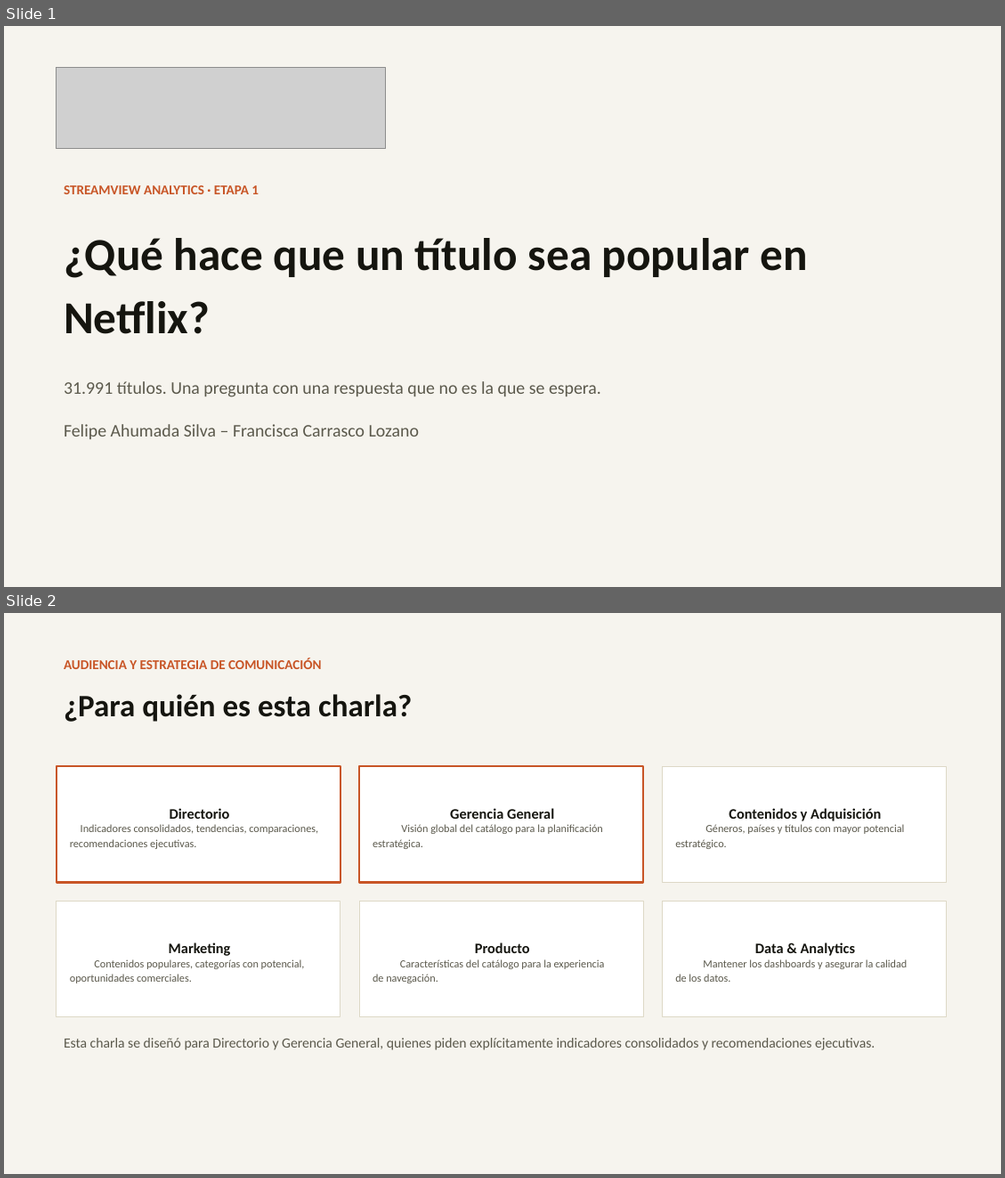
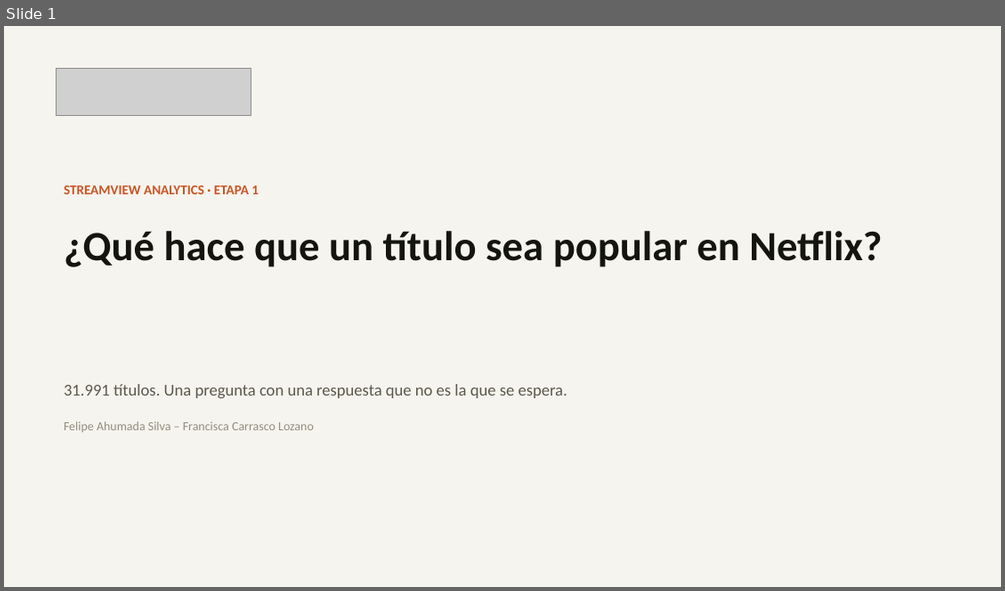
Before and after one commit to francarrascoo/StreamView_Analytics, a slide deck: entregables/Presentacion_EV1_StreamView_Analytics.pptx. Shown one above the other, each under a label of ours: slides 1 and 2 before the commit, slide 1 after it. The pictures are 1005x1178 and 1005x591 pixels, drawn with LibreOffice and Linux fonts; fonts in the diff are those of the drawing; grey boxes stand for pictures. Boxes give left, top, right and bottom in pixels: in the first picture for what was removed or moved away, otherwise in the second. Text is boxed around its words. In the diff, an @@ line names an element or a change of style, - is before the commit and + after.

```diff
--- a/entregables/Presentacion_EV1_StreamView_Analytics.pptx
+++ b/entregables/Presentacion_EV1_StreamView_Analytics.pptx
@@ slide 2 removed at [4, 613, 1001, 1174], background #FFFFFF @@
@@ rectangle removed at [4, 613, 1001, 1174] @@
@@ text removed at [64, 658, 322, 669] @@
-AUDIENCIA Y ESTRATEGIA DE COMUNICACIÓN
@@ text removed at [64, 694, 412, 722] @@
-¿Para quién es esta charla?
@@ rectangle removed at [57, 766, 340, 882] @@
-Directorio
-Indicadores consolidados, tendencias, comparaciones,
-recomendaciones ejecutivas.
@@ rectangle removed at [359, 766, 643, 882] @@
-Gerencia General
-Visión global del catálogo para la planificación
-estratégica.
@@ rectangle removed at [662, 766, 947, 882] @@
-Contenidos y Adquisición
-Géneros, países y títulos con mayor potencial
-estratégico.
@@ rectangle removed at [57, 900, 340, 1017] @@
-Marketing
-Contenidos populares, categorías con potencial,
-oportunidades comerciales.
@@ rectangle removed at [359, 900, 643, 1017] @@
-Producto
-Características del catálogo para la experiencia
-de navegación.
@@ rectangle removed at [662, 900, 947, 1017] @@
-Data & Analytics
-Mantener los dashboards y asegurar la calidad
-de los datos.
@@ text removed at [64, 1038, 874, 1050] @@
-Esta charla se diseñó para Directorio y Gerencia General, quienes piden explícitamente indicadores consolidados y recomendaciones ejecutivas.
@@ slide 1 changed as well @@
@@ picture: place and size @@
-picture at [57, 68, 386, 149]
+picture at [57, 68, 251, 116]
@@ text "¿Qué hace que un título ..." at [64, 231, 882, 267]: size 44 to 40 pt; line spacing 1.15 to 1.05 @@
@@ text "31.991 títulos. Una pregunta con ..." at [64, 384, 567, 398]: size 17 to 16 pt; line spacing 1.15 to 1.3 @@
@@ text "Felipe Ahumada Silva – Francisca ..." at [64, 421, 314, 432]: size 17 to 12 pt, text colour #5B594C to #918F7F @@
```
Also in this commit, not shown: 9 other slides changed, 5 slides added, 4 other slides removed, 2 other files.
